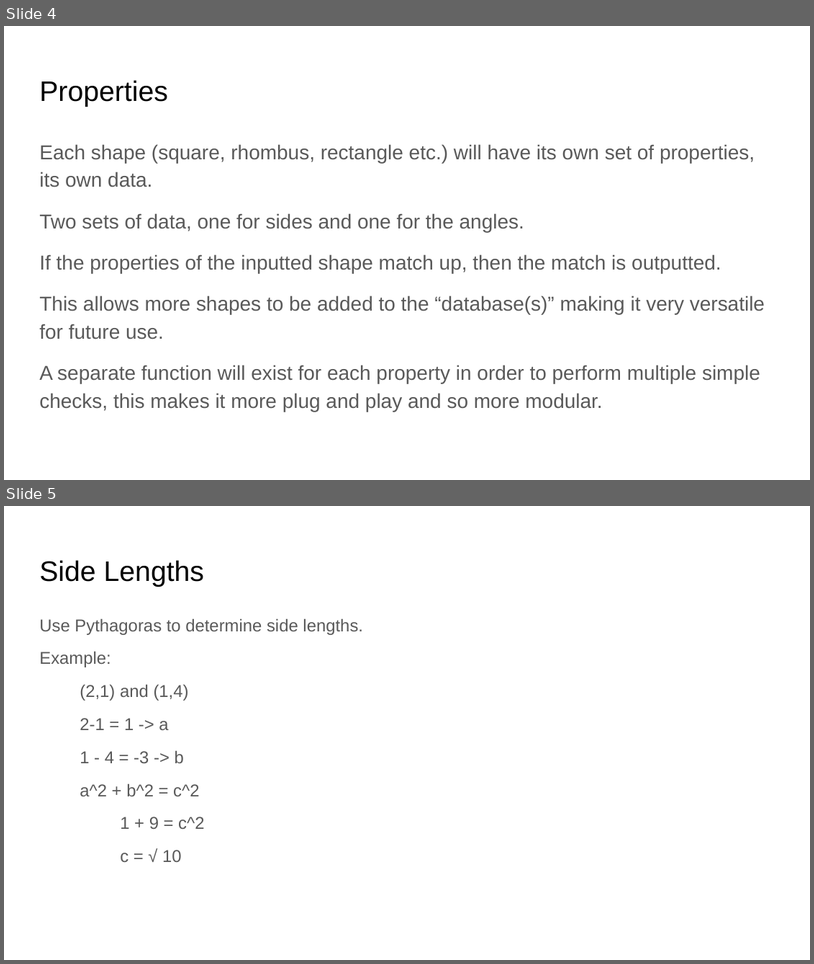
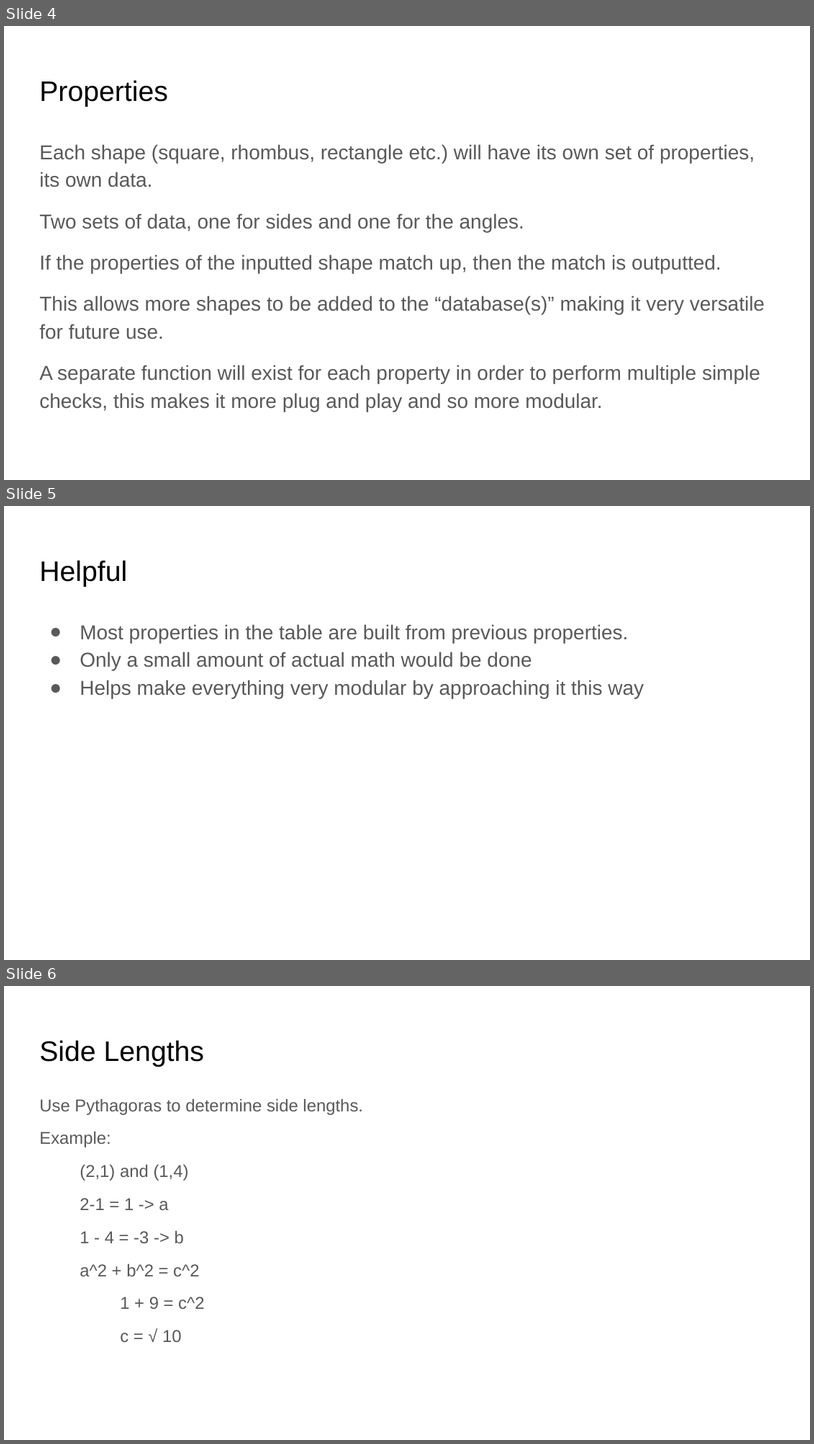
Before and after one commit to AnrozPerson/Classifying-Shapes-from-Coordinates, a slide deck: CAT T3 Design.pptx. Shown one above the other, each under a label of ours: slides 4 and 5 before the commit, slides 4, 5 and 6 after it. The pictures are 814x964 and 814x1444 pixels, drawn with LibreOffice and Linux fonts; fonts in the diff are those of the drawing. Boxes give left, top, right and bottom in pixels: in the first picture for what was removed or moved away, otherwise in the second. Text is boxed around its words. In the diff, an @@ line names an element or a change of style, - is before the commit and + after.

Commit message:
Added information to pptx

```diff
--- a/CAT T3 Design.pptx
+++ b/CAT T3 Design.pptx
@@ slide 5 added at bbox=[4, 506, 810, 960], background #FFFFFF @@
@@ title added at bbox=[39, 560, 127, 587], 25.2 pt, text #000000 @@
+Helpful
@@ text added at bbox=[80, 624, 644, 698], 18 pt, text #595959 @@
+● Most properties in the table are built from previous properties.
+● Only a small amount of actual math would be done
+● Helps make everything very modular by approaching it this way
@@ what was slide 5 is now slide 6 @@
```
